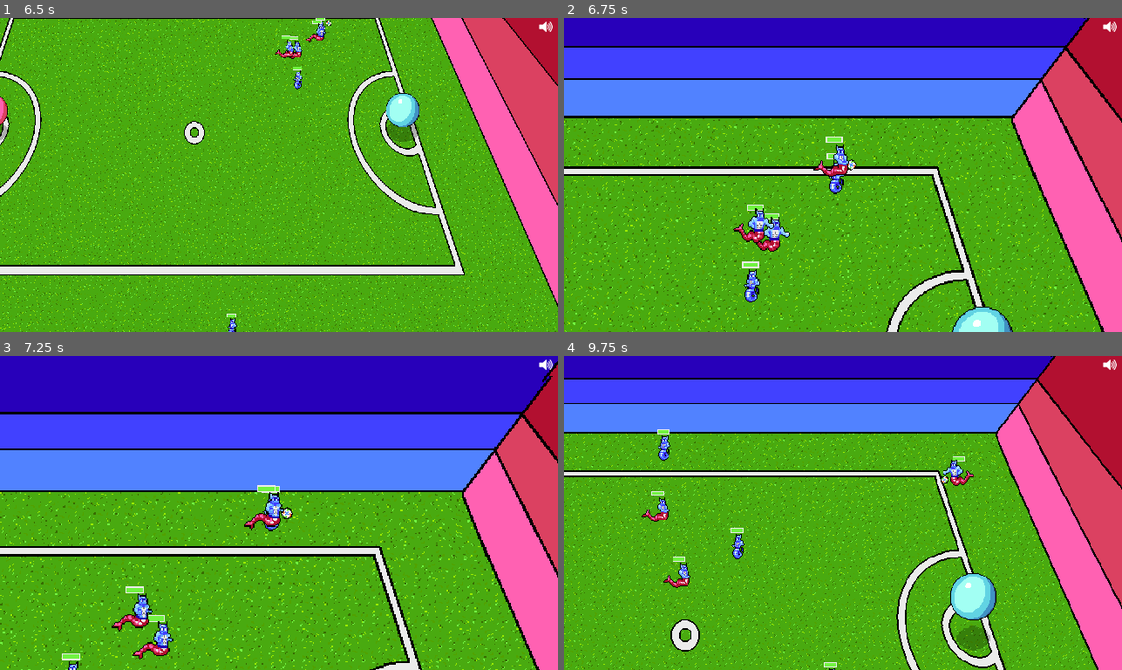
Above: before the commit, frames 1-4 (two rows, left to right).
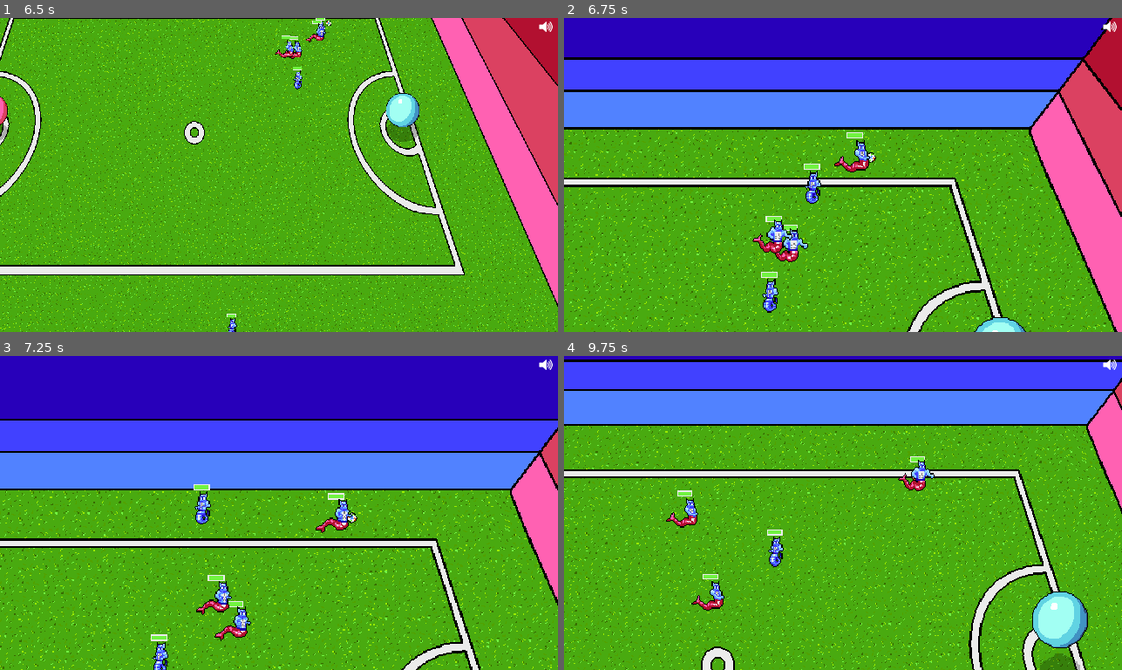
Above: after the commit, the same moments.

Repository: gamkedo-la/Elementaball
Game: Godot game, scene res://Node2D.tscn
The game is run twice, just before and just after one commit, with the same random seed, the same clock (stepped at 60 frames per second) and the same inputs.
Inputs:
- Up to frame 1 (6.5 s): hold Right (ui_right) 0.53-1.28 s; tap Q (ui_next_player) every 0.75 s from 0.6 to 5.85 s; hold Down (ui_down) 1.28-2.03 s; hold Right (ui_right) 2.03-2.78 s; hold Up (ui_up) 2.78-3.53 s; hold Left (ui_left) 3.53-5.03 s; hold Down (ui_down) 5.03-5.78 s; hold Right (ui_right) from 5.78 s (still down)
- Up to frame 2 (6.75 s): release Right (ui_right) at 6.53 s; hold Up (ui_up) from 6.53 s (still down); tap Q (ui_next_player) at 6.6 s
- Up to frame 3 (7.25 s): keep holding Up (ui_up)
- Up to frame 4 (9.75 s): release Up (ui_up) at 7.28 s; hold Right (ui_right) 7.28-8.03 s; tap Q (ui_next_player) every 0.75 s from 7.35 to 9.6 s; hold Down (ui_down) 8.03-8.78 s; hold Left (ui_left) 8.78-9.53 s; hold Up (ui_up) from 9.53 s (still down)

Frame 1 is identical in both runs. In frame 2, 31% of the frame differs, in the area x 0-100%, y 0-100%; in frame 3, 27%; in frame 4, 42%.

Commit message:
fixed camera targeting bug for real this time?

Diff:
--- a/Players/AIPlayer.gd
+++ b/Players/AIPlayer.gd
@@ -102,11 +102,14 @@
 
 	get_node("Health Bar").update_healthbar(maxHP)
 
-func _physics_process(_delta):
+func _physics_process(delta):
 	if outOfBounds:
 		if throwInPlayer == self:
-			move_and_slide(throwInPoint)
 			SceneController.emit_signal("inPossession", self)
+			if self.position != throwInPoint:
+				self.position = throwInPoint
+				destination = throwInPoint
+				check_and_slide()
 			if controlling == false:
 				yield(get_tree().create_timer(3.0), "timeout")
 				if ball.throwingIn == false and controlling == false:
--- a/Players/Player.gd
+++ b/Players/Player.gd
@@ -12,7 +12,6 @@
 	if controlling == true and get_node("../Ball").selecting == false:
 		if Input.is_action_pressed("ui_right"):
 			motion.x = speed
-
 		elif Input.is_action_pressed("ui_left"):
 			motion.x = -speed
 
--- a/Scene Controller.gd
+++ b/Scene Controller.gd
@@ -34,6 +34,7 @@
 		get_tree().quit()
 
 	if Input.is_action_just_pressed("ui_next_player"):
+		playerTeam = get_tree().get_nodes_in_group("player_team")
 		playerIndex += 1
 		if playerIndex > 2:
 			playerIndex = 0
